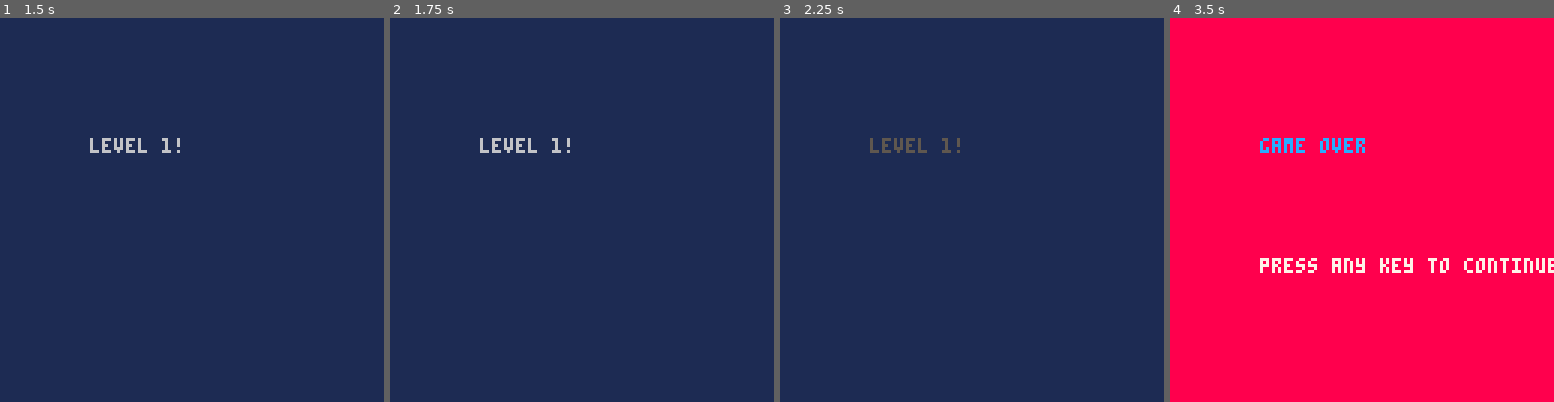
Above: before the commit, frames 1-4 (left to right).
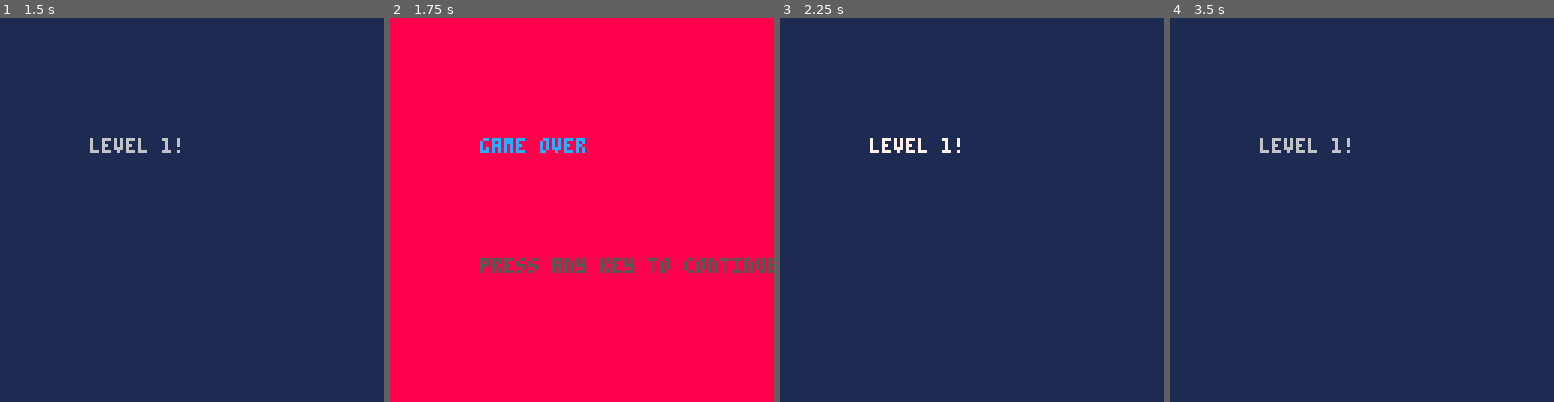
Above: after the commit, the same moments.

Repository: ljsnell/pico-8-shmup
Game: PICO-8 cartridge shmup.p8
Two runs of this game, one before a commit and one after it. Both use one fixed random seed, a clock stepped at 60 frames per second and the inputs below.
Inputs:
- Up to frame 1 (1.5 s): tap X (X key) at 0.33, 1.07 s; tap O (Z key) at 0.7 s
- Up to frame 2 (1.75 s): hold Right from 1.6 s (still down); tap O (Z key) at 1.7 s
- Up to frame 3 (2.25 s): tap X (X key) at 1.85 s; release Right at 2.1 s; tap O (Z key) at 2.1 s; hold Up from 2.15 s (still down)
- Up to frame 4 (3.5 s): release Up at 2.42 s; hold Right 2.47-3.03 s; tap O (Z key) at 2.5, 2.9, 3.3 s; tap X (X key) at 2.97 s; hold Left from 3.08 s (still down)

Frame 1 is identical in both runs. In frame 2, 100% of the frame differs, in the area x 0-100%, y 0-100%; in frame 3, 0.3%; in frame 4, 100%.

Commit message:
Updated for lasers logic.

Diff:
--- a/shmup.p8
+++ b/shmup.p8
@@ -28,11 +28,14 @@
 
  	--game state
  	score=30000
- 	lives=1
+ 	lives=3
  	bombs=2
 
 	--star mapping
 	stars={}
+
+	-- Bullets
+	buls={}
 
 	for i=1,100 do
 		local newstar={}
@@ -61,7 +64,11 @@
 	cls(0)
 	starfield()
 	spr(shipspr,shipx,shipy)
-	spr(bulspr,bulx,buly)
+
+	for i=1,#buls do
+		local mybul=buls[i]
+		spr(bulspr,mybul.x,mybul.y)
+	end
 
 	if muzzle>0 then
 		circfill(shipx+3,shipy-2,muzzle,7)
@@ -123,7 +130,7 @@
 end
 
 function update_splash()
-	if splashcnt<100 then
+	if splashcnt<50 then
 		mode="splash"
 	else
 		mode="game"
@@ -203,9 +210,12 @@
 	end
 	--fire bullet
 	if btn(5) then
-		buly=shipy-3
-		bulx=shipx
-		sfx(0)
+		local newbul={}
+		newbul.x=shipx
+		newbul.y=shipy-3
+
+		add(buls,newbul)
+
 		muzzle=5
 	end
 
@@ -213,8 +223,15 @@
 	shipx=shipx+xspeed
 	shipy=shipy+yspeed
 
-	--move the bullet
-	buly=buly-3
+	--move the bullets
+	for i=#buls,1,-1 do
+		local mybul=buls[i]
+		mybul.y=mybul.y-3
+
+		if mybul.y<-8 then
+			del(buls,mybul)
+		end
+	end
 
 	if muzzle>0 then
 		muzzle=muzzle-1
